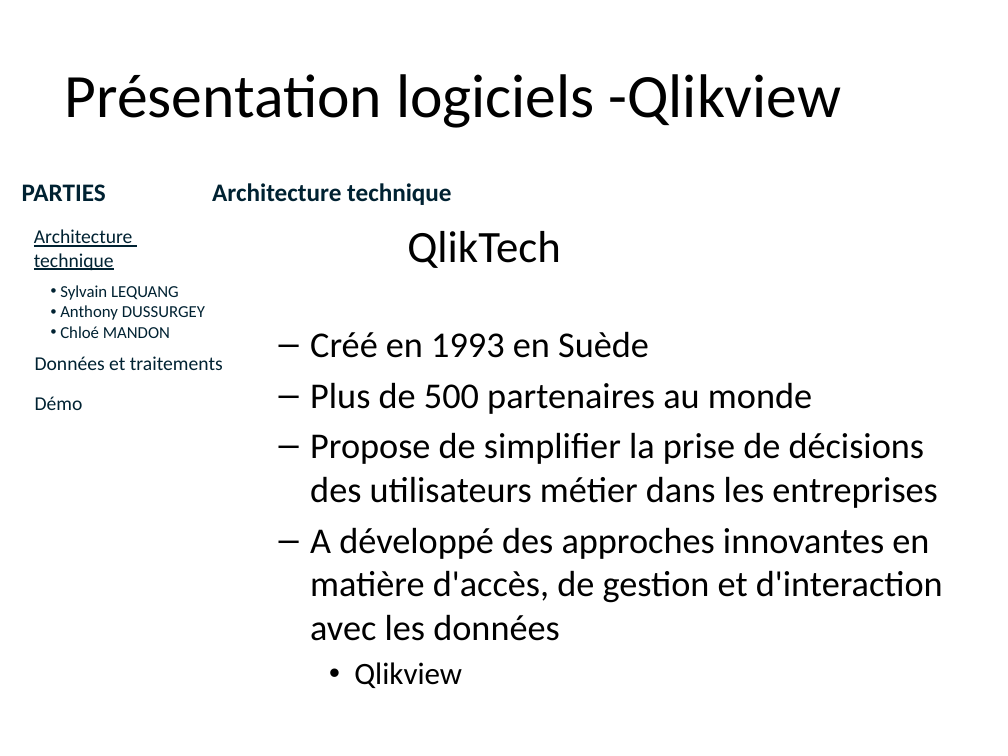
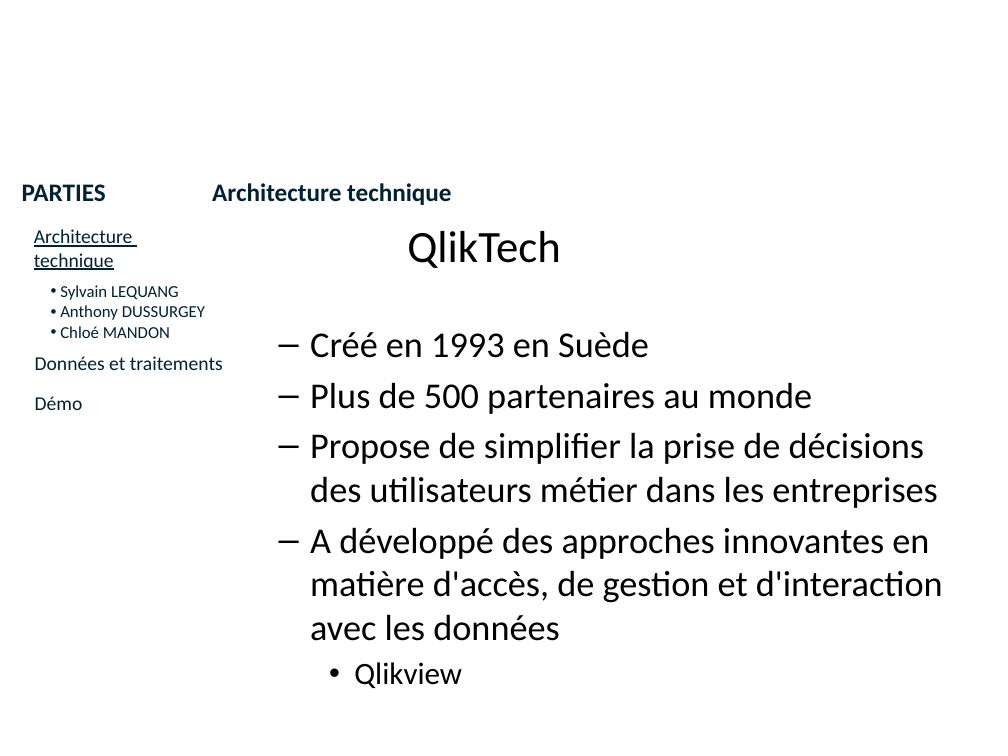
Before and after one commit to lobtec/dartiesgroupe2, a slide deck: slide 5 of PROJET/Soutenance Finale/slides_Architecture_Restitution.pptx. Drawn at 1008x756 pixels with LibreOffice and Linux fonts; fonts in the diff are those of the drawing; background and template pictures are left out. Boxes give left, top, right and bottom in pixels: in the first picture for what was removed or moved away, otherwise in the second. Text is boxed around its words. In the diff, an @@ line names an element or a change of style, - is before the commit and + after.

```diff
--- a/PROJET/Soutenance Finale/slides_Architecture_Restitution.pptx
+++ b/PROJET/Soutenance Finale/slides_Architecture_Restitution.pptx
@@ title removed at (65, 74, 842, 128) @@
-Présentation logiciels -Qlikview
```
Also in this commit, not shown: 7 other slides changed.
